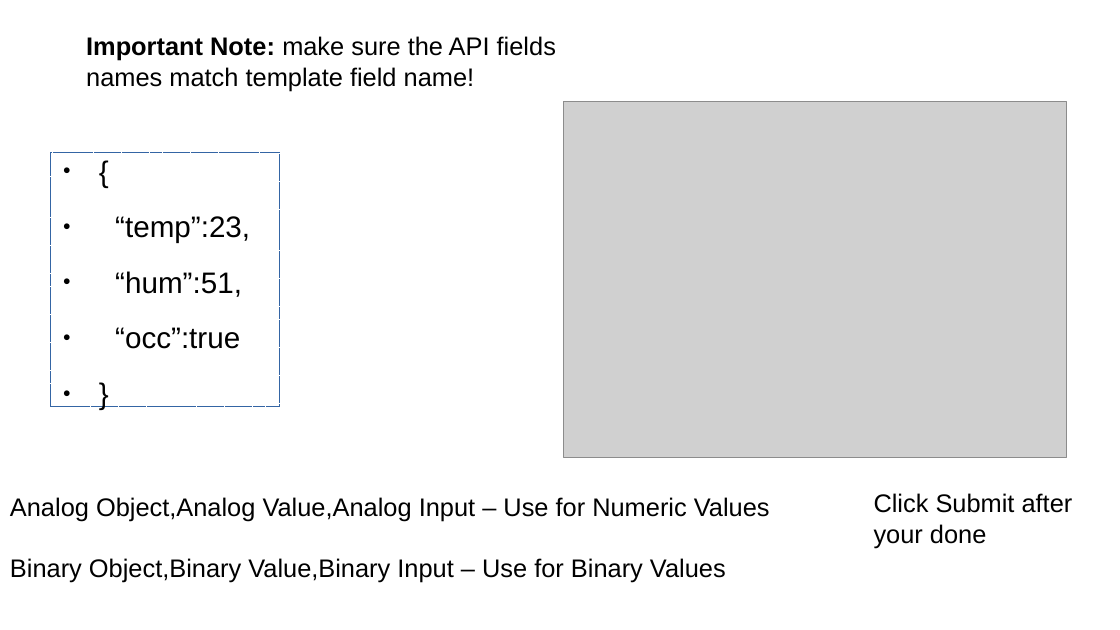
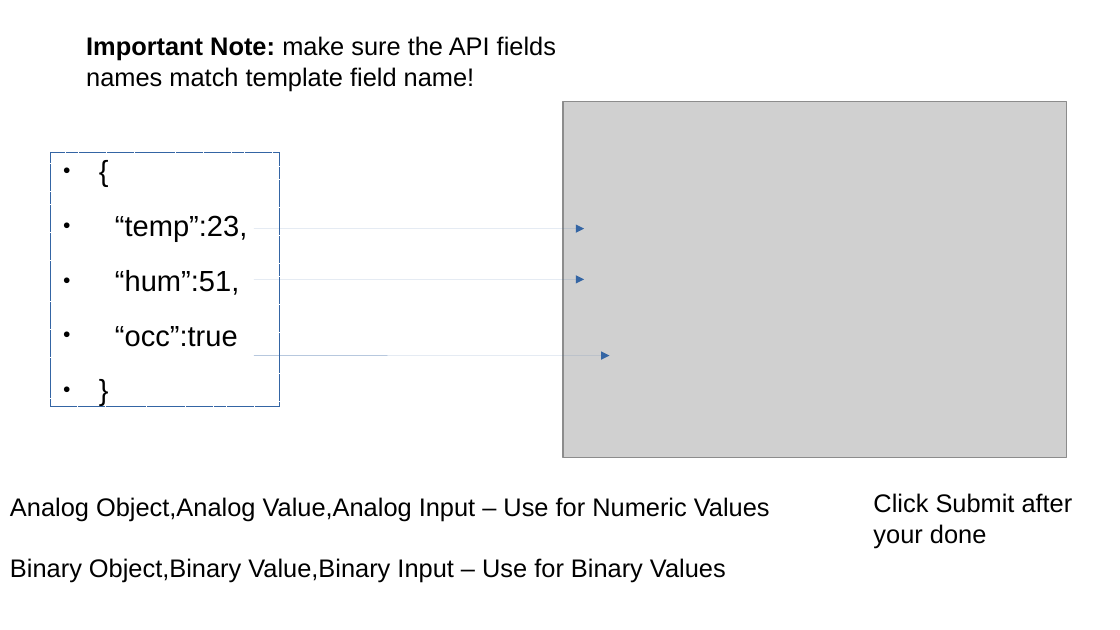
Before and after one commit to selvadurai/BacnetAPIServer, a slide deck: slide 17 of UserGuide/BacnetAPIServerUserGuide.pptx. Drawn at 1120x630 pixels with LibreOffice and Linux fonts; fonts in the diff are those of the drawing; grey boxes stand for pictures. Boxes give left, top, right and bottom in pixels: in the first picture for what was removed or moved away, otherwise in the second. Text is boxed around its words. In the diff, an @@ line names an element or a change of style, - is before the commit and + after.

```diff
--- a/UserGuide/BacnetAPIServerUserGuide.pptx
+++ b/UserGuide/BacnetAPIServerUserGuide.pptx
@@ text "{" at [51, 152, 281, 407]: size 21 to 20.6 pt @@
@@ arrow added from (254, 229) to (584, 229), #3465A4 0 pt @@
@@ arrow added from (254, 279) to (584, 279), #3465A4 0 pt @@
@@ arrow added from (254, 356) to (610, 356), #3465A4 0 pt @@
```
Also in this commit, not shown: 3 other slides changed, 1 other file.
